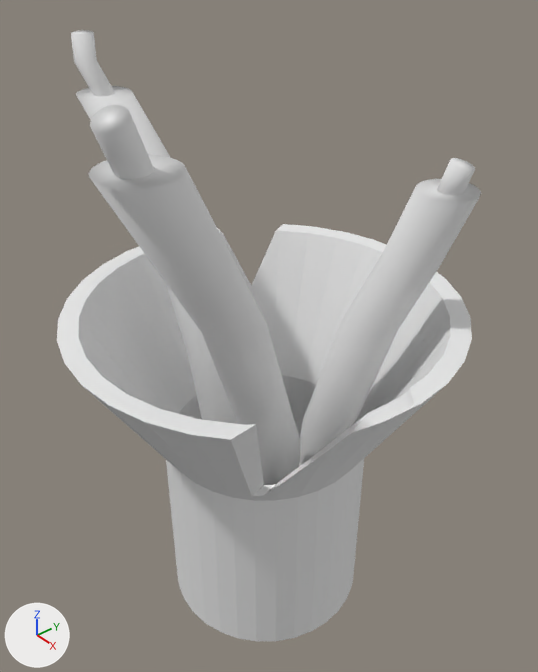
A saved change to the Blender file TowerDefense/blender_files/tour_electrique.blend.
Rendered twice from a 50 mm lens placed at (4.42, -3.64, 6.77), pointed at (-0.08, 0.11, 2.99). The axes (+X, +Y, +Z) are drawn at lower left. The lights are the same throughout.
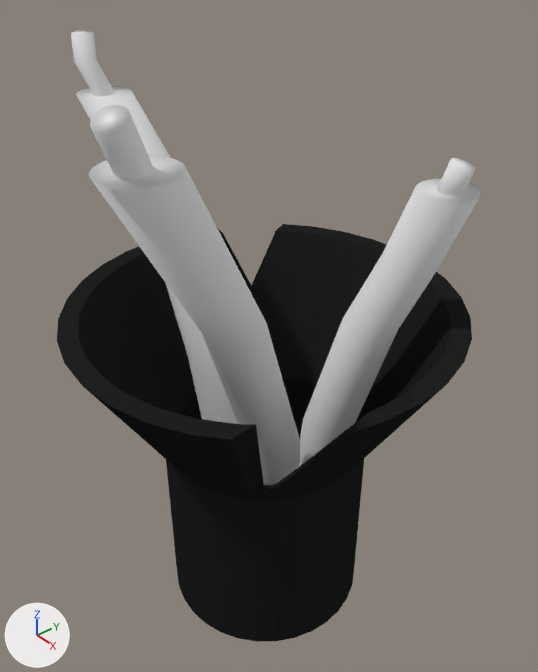
What differs and where, as boxes [x1, y1, x2, y2] in the pictures (538 x 672 px):
'Cylinder', recoloured (white to black)
    both: [57, 224, 472, 641]

The edits, one by one:
Material 'Material.001' (mat_material_001) changes colour from white #e7e7e7 to black #202120; in linear values from (0.8, 0.8, 0.8) to (0.0145, 0.0153, 0.0143).
